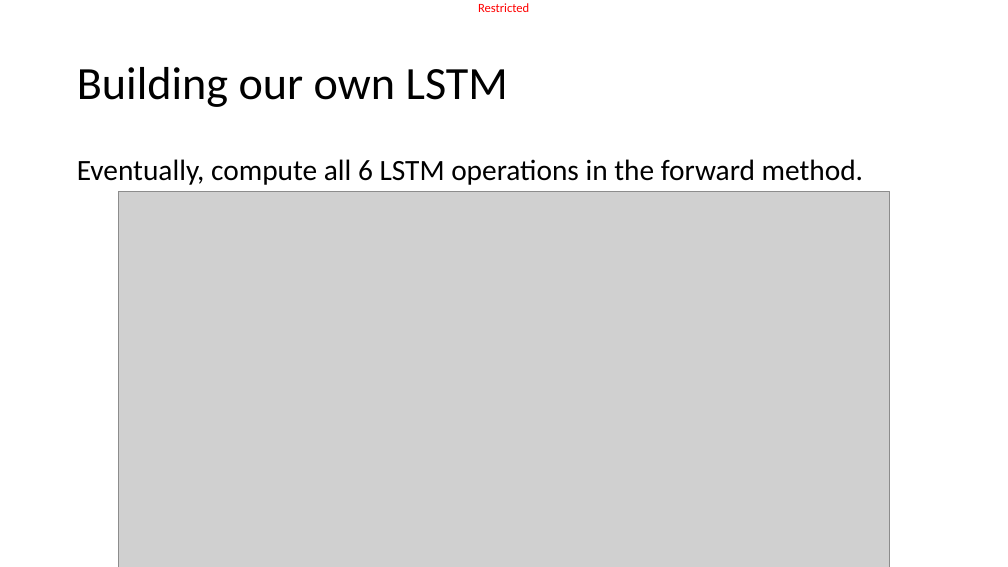
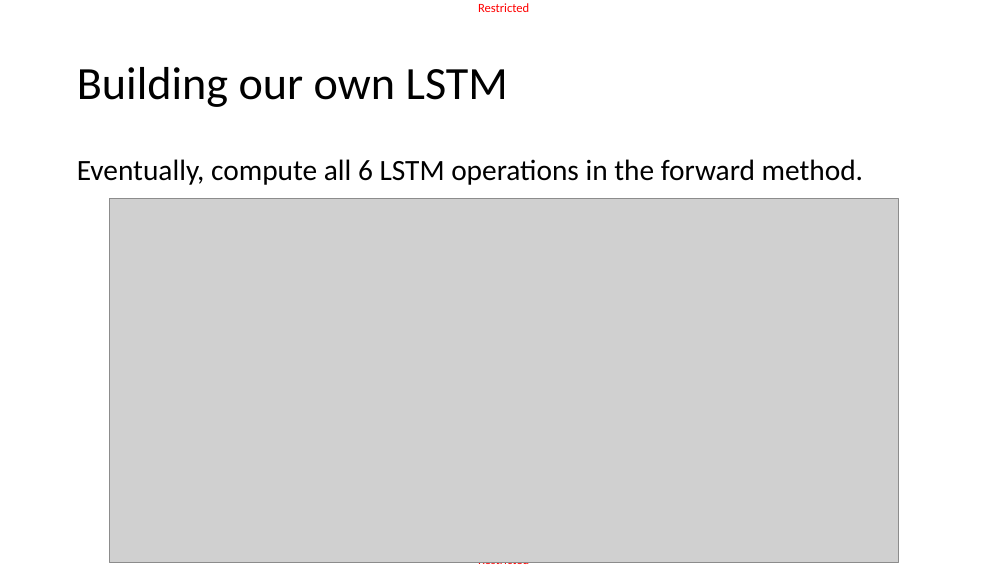
Before and after one commit to matthieudemari/SUTD_DL_50_039, a slide deck: slide 29 of W6/2. W6S2 final/W6S2.pptx (slide 27 before the commit). Drawn at 1008x567 pixels with LibreOffice and Linux fonts; fonts in the diff are those of the drawing; grey boxes stand for pictures. Boxes give left, top, right and bottom in pixels: in the first picture for what was removed or moved away, otherwise in the second. Text is boxed around its words. In the diff, an @@ line names an element or a change of style, - is before the commit and + after.

```diff
--- a/W6/2. W6S2 final/W6S2.pptx
+++ b/W6/2. W6S2 final/W6S2.pptx
@@ picture: place and size @@
-picture at bbox=[118, 191, 890, 567]
+picture at bbox=[110, 199, 899, 563]
@@ text added at bbox=[478, 562, 529, 567], 12 pt, text #FF0000 @@
+Restricted
```
Also in this commit, not shown: 8 other slides changed, 2 slides added, 26 slides removed, 13 other files.
